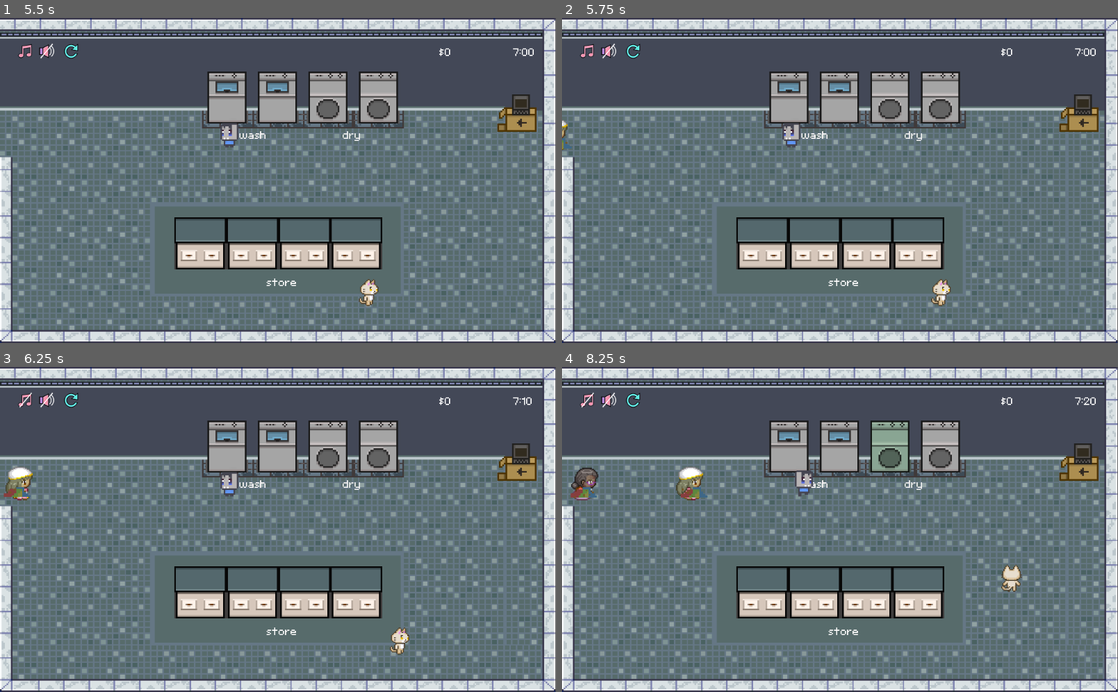
Above: before the commit, frames 1-4 (two rows, left to right).
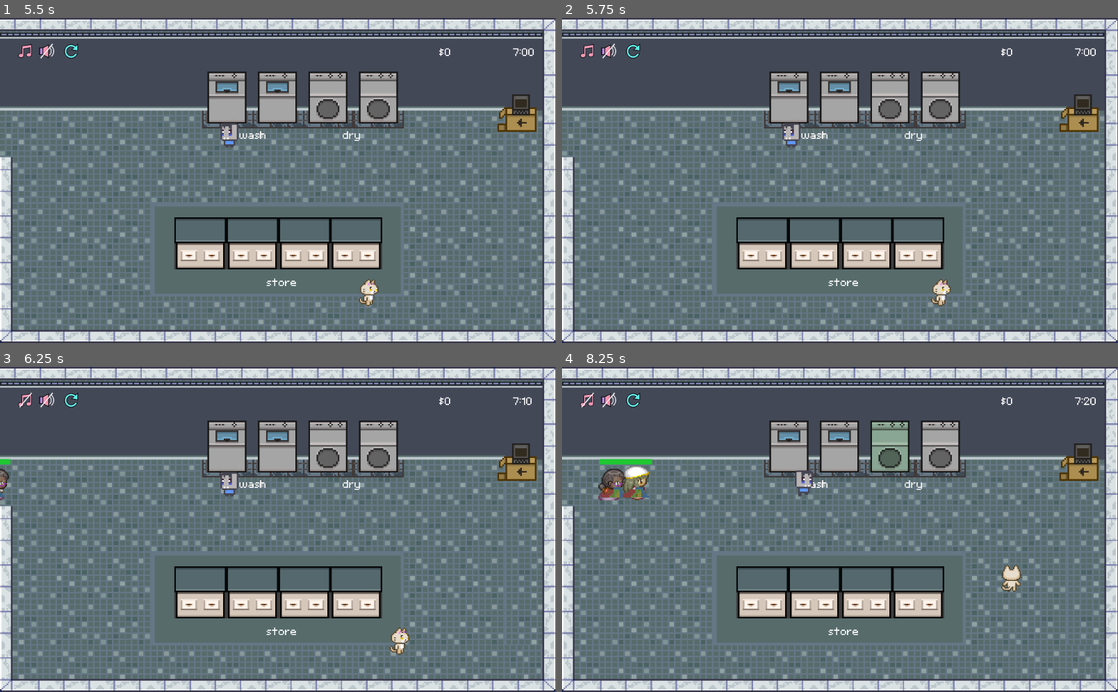
Above: after the commit, the same moments.

Repository: 924036076/laundry_simulator
Game: Godot game, scene res://levels/base_level/laundry_scene.tscn
Same seed, same stepped clock (60 frames per second), same inputs: the game is played once before the commit and once after it. Sound files missing from this copy of the repository are replaced by a short silence.
Inputs (mouse positions are in pixels of both pictures, inside the frame that each line leads up to):
- Up to frame 1 (5.5 s): click "Start" at 0.5 s; click (72, 50) at 1.25 s; click "Start" at 2 s; click (72, 50) at 2.75 s; click (72, 50) at 3.5 s; click "Start" at 4.25 s; click (50, 53) at 5 s
- Up to frame 2 (5.75 s): no input
- Up to frame 3 (6.25 s): click (27, 402) at 5.75 s
- Up to frame 4 (8.25 s): move the mouse to (789, 445) at 6.52 s; click (789, 445) at 6.6 s; move the mouse to (840, 445) at 7.27 s; click (840, 445) at 7.35 s; move the mouse to (890, 445) at 8.02 s; click (890, 445) at 8.1 s

Frame 1 is identical in both runs. In frame 2, less than 0.1% of the frame differs, in the area x 0-2%, y 31-41%; in frame 3, 0.5%; in frame 4, 1.7%, in the area x 1-27%, y 28-42%.

Commit message:
added basic bar functionality

Diff:
--- a/characters/base_character/base_character.gd
+++ b/characters/base_character/base_character.gd
@@ -11,6 +11,7 @@
 var navNode : Navigation2D
 var path := PoolVector2Array()
 var speed := 175
+var walking := false
 export(NodePath) var navNodePath
 signal end_of_path
 signal score
@@ -49,6 +50,10 @@
 	animationState.travel("Move")
 
 func set_target_location(new_target : Vector2) -> void:
+	if new_target.distance_to(global_position) < 2:
+		_on_end_of_path()
+		return
+	walking = true
 	target = new_target
 	path = navNode.get_simple_path(global_position, new_target)
 	if path.size() == 0:
@@ -57,6 +62,7 @@
 	set_physics_process(true)
 
 func _on_end_of_path() -> void:
+	walking = false
 	set_physics_process(false)
 	animationState.travel("Idle")
 
--- a/characters/customers/base_customer/bumper.gd
+++ b/characters/customers/base_customer/bumper.gd
@@ -15,11 +15,9 @@
 func _calculate_radius() -> void:
 	radius =  $CollisionShape2D.shape.radius
 
-func set_target(boolean) -> void:
-	is_target = boolean
-
 func unload_laundry() -> Node2D:
 	var laundry_to_give := .unload_laundry()
+	set_target(false)
 	if laundry_to_give:
 		emit_signal("released")
 		return laundry_to_give
@@ -27,6 +25,7 @@
 
 func load_laundry(laundry_in : Node2D) -> void:
 	.load_laundry(laundry_in)
+	set_target(false)
 	if !laundry: return
 	if initialized: emit_signal("returned")
 	else: initialized = true
@@ -39,5 +38,7 @@
 	emit_signal("disallowed_customer_action")
 
 func modulate() -> void:
-	if mouse_over and interactable: emit_signal("modulate", selected_modulation)
-	else: emit_signal("modulate", default_modulation)
+	if interactable and (mouse_over or is_target):
+		emit_signal("modulate", selected_modulation)
+	else:
+		emit_signal("modulate", default_modulation)
--- a/characters/customers/base_customer/customer.gd
+++ b/characters/customers/base_customer/customer.gd
@@ -5,16 +5,13 @@
 var register : Vector2
 var my_laundry : Node2D
 var score_multiplier := 50
-var expression_offset := Vector2(0, -52)
+var expression_offset := Vector2(0, -65)
 var buff_offset := Vector2(0, 15)
 var score := 0.0
 var cleanliness_pct := 0.0
 const FURIOUS := 0.0
-var patience := 1.2
+var max_patience := 1.0
 var patience_unit := 0.02
-var patience_lower_cutoff := 0.2
-var patience_upper_cutoff := 0.6
-var happy_buff_cutoff := 1.15
 var received_laundry := false
 
 signal leaving
@@ -30,6 +27,7 @@
 	animationState = $AnimationTree["parameters/playback"]
 	assert($AnimationTree.active == true, "Customer's Animation Tree is not active")
 	EventHub.connect("patience_cloud", self, "on_patience_cloud")
+	$PatienceMeter.set_max_patience(max_patience)
 
 func init(node : Navigation2D, id : int, wait_time : float) -> void:
 	navNode = node
@@ -51,14 +49,17 @@
 	my_laundry.show_ticket()
 	$Timer.start()
 	leave_store()
+	$PatienceMeter.on_drop_off()
 
 func receive_order() -> void:
 	$Bumper.interactable = false
 	$Bumper/HandPos/Ticket.visible = false
+	$PatienceMeter.hide()
 	assess_laundry()
 	var expression = emote(cleanliness_pct)
 	# TODO: work on scoring and cleaniness pct logic to be better; redo this
-	if patience >= happy_buff_cutoff and cleanliness_pct >= 1: happy_buff()
+	if $PatienceMeter.is_max() and cleanliness_pct >= 1:
+		happy_buff()
 	yield(expression, "animation_finished")
 	show_money_earned(score, cleanliness_pct)
 	received_laundry = true
@@ -71,12 +72,13 @@
 func leave_store() -> void:
 	set_target_location(return_destination)
 	EventHub.emit_signal("customer_leaving", self)
+	#$Bumper.monitoring = false
 
 func assess_laundry() -> void:
 	if $Bumper.laundry == my_laundry:
 		cleanliness_pct = my_laundry.assess_cleanliness()
-		score = cleanliness_pct * score_multiplier * patience
-	stop_patience_particles()
+		score = cleanliness_pct * score_multiplier * $PatienceMeter.get_patience()
+	$PatienceMeter.hide()
 
 func emote(happiness_pct: float) -> AnimatedSprite:
 	var expression = preload("res://characters/emote/emote.tscn").instance()
@@ -86,7 +88,7 @@
 	return expression
 
 func storm_off() -> void:
-	stop_patience_particles()
+	$PatienceMeter.hide()
 	if score == 0:
 		var expression = emote(FURIOUS)
 		yield(expression, "animation_finished")
@@ -97,6 +99,7 @@
 
 func back_to_store() -> void:
 	EventHub.emit_signal("customer_entering", self)
+	#$Bumper.monitoring = true
 	$Bumper.interactable = true
 	$Bumper.set_state_pickup()
 
@@ -105,37 +108,32 @@
 	back_to_store()
 
 func decrement_patience() -> void:
-	if received_laundry: return
-	patience -= patience_unit
-	if patience < patience_upper_cutoff:
-		$PatienceParticles.emitting = true
-	if patience < patience_lower_cutoff:
-		$PatienceParticles.set_param(CPUParticles2D.PARAM_SCALE, 2)
-		$PatienceParticles.set_param(CPUParticles2D.PARAM_ANIM_SPEED, 2)
-	if patience <= 0:
-		storm_off()
-
-func stop_patience_particles() -> void:
-	$PatienceParticles.emitting = false
-	$PatienceParticles.visible = false
+	if received_laundry or walking:
+		return
+	modify_patience_points(-1)
 
 func _on_Bumper_disallowed_customer_action() -> void:
 	$AnimationPlayer.play("shake")
 
 func _on_end_of_path() -> void:
 	._on_end_of_path()
-	if global_position.distance_to(return_destination) <= 0.25 and received_laundry:
+	if global_position.distance_to(return_destination) <= 5 and received_laundry:
 		queue_free()
 
 func _on_Bumper_modulate(modulation : Color) -> void:
 	$Sprite.modulate = modulation
 
-func add_patience_points(points : int) -> void:
-	patience += points * patience_unit
+func modify_patience_points(points : int) -> void:
+	var addition := points * patience_unit
+	$PatienceMeter.update_patience(addition)
 
 func on_patience_cloud(cloud : Area2D, points : int) -> void:
 	if !cloud.overlaps_area($Bumper): return
 	if received_laundry: return
-	add_patience_points(points)
-	var patience_point = preload("res://characters/customers/effects/patience_change/patience_point.tscn").instance()
-	call_deferred("add_child", patience_point)
+	modify_patience_points(points)
+
+func set_target_location(location: Vector2) -> void:
+	.set_target_location(location)
+
+func _on_patience_exhausted():
+	storm_off()
--- a/characters/customers/base_customer/customer.tscn
+++ b/characters/customers/base_customer/customer.tscn
@@ -1,11 +1,12 @@
-[gd_scene load_steps=19 format=2]
+[gd_scene load_steps=20 format=2]
 
 [ext_resource path="res://characters/customers/base_customer/bumper.gd" type="Script" id=1]
-[ext_resource path="res://models/Ticket/ticket.tscn" type="PackedScene" id=2]
+[ext_resource path="res://models/ticket/ticket.tscn" type="PackedScene" id=2]
 [ext_resource path="res://characters/base_character/base_character.tscn" type="PackedScene" id=3]
 [ext_resource path="res://characters/customers/base_customer/customer.gd" type="Script" id=4]
 [ext_resource path="res://characters/customers/base_customer/sprite.png" type="Texture" id=5]
-[ext_resource path="res://characters/emote/exclamation mark.png" type="Texture" id=6]
+[ext_resource path="res://characters/customers/effects/patience_change/exclamation mark.png" type="Texture" id=6]
+[ext_resource path="res://characters/customers/effects/patience_change/patience_meter.tscn" type="PackedScene" id=7]
 
 [sub_resource type="Animation" id=1]
 resource_name = "idle_down"
@@ -343,7 +344,7 @@
 }
 
 [sub_resource type="CircleShape2D" id=10]
-radius = 47.781
+radius = 32.8417
 
 [sub_resource type="Curve" id=11]
 _data = [ Vector2( 0.0114943, 0.0011363 ), 0.0, 0.0, 0, 0, Vector2( 0.482759, 0.973864 ), 0.0, 0.0, 0, 0, Vector2( 0.988506, 0.0920454 ), 0.0, 0.0, 0, 0 ]
@@ -394,14 +395,14 @@
 z_index = -1
 
 [node name="Ticket" parent="Bumper/HandPos" index="0" instance=ExtResource( 2 )]
-position = Vector2( -20, -11 )
+position = Vector2( -19.0818, -9.54093 )
 
 [node name="Timer" type="Timer" parent="." index="4"]
 wait_time = 10.0
 one_shot = true
 
 [node name="PatienceParticles" type="CPUParticles2D" parent="." index="5"]
-position = Vector2( -0.44545, -48.2409 )
+position = Vector2( -0.209215, -51.3907 )
 emitting = false
 amount = 1
 lifetime = 2.0
@@ -415,6 +416,8 @@
 [node name="AnimationTree" parent="." index="6"]
 parameters/playback = SubResource( 12 )
 parameters/Move/blend_position = Vector2( 0, 0.00948286 )
+
+[node name="PatienceMeter" parent="." index="7" instance=ExtResource( 7 )]
 [connection signal="disallowed_customer_action" from="Bumper" to="." method="_on_Bumper_disallowed_customer_action"]
 [connection signal="modulate" from="Bumper" to="." method="_on_Bumper_modulate"]
 [connection signal="mouse_entered" from="Bumper" to="Bumper" method="_on_mouse_entered"]
@@ -422,3 +425,4 @@
 [connection signal="released" from="Bumper" to="." method="drop_off"]
 [connection signal="returned" from="Bumper" to="." method="receive_order"]
 [connection signal="timeout" from="Timer" to="." method="_on_Timer_timeout"]
+[connection signal="patience_exhausted" from="PatienceMeter" to="." method="_on_patience_exhausted"]
--- /dev/null
+++ b/characters/customers/effects/patience_change/patience_meter.gd
@@ -0,0 +1,46 @@
+extends Node2D
+var max_patience setget set_max_patience
+var patience : float
+var extra_patience_pct := 1.5
+var warning_pct := 0.25
+signal patience_exhausted
+
+func set_max_patience(value : float) -> void:
+	max_patience = value
+	patience = max_patience
+	$MainBar.max_value = max_patience
+	$ExtraBar.max_value = max_patience * extra_patience_pct
+	$PatienceParticles.emitting = false
+	$HappyParticles.emitting = false
+	update_bars()
+
+func update_patience(patience_change : float) -> void:
+	patience += patience_change
+	update_bars()
+	show_change(patience_change)
+	if patience >= max_patience:
+		$HappyParticles.emitting = true
+	else:
+		$HappyParticles.emitting = false
+	if patience < max_patience * warning_pct:
+		$PatienceParticles.emitting = true
+	if patience <= 0:
+		emit_signal("patience_exhausted")
+
+func show_change(change : float) -> void:
+	var patience_point = preload("res://characters/customers/effects/patience_change/patience_point.tscn").instance()
+	$PointChange.call_deferred("add_child", patience_point)
+	patience_point.call_deferred("set_and_show", round(change * 100))
+
+func is_max() -> bool:
+	return true if patience >= max_patience else false
+
+func update_bars() -> void:
+	$MainBar.value = patience
+	$ExtraBar.value = patience
+
+func get_patience() -> float:
+	return patience
+
+func on_drop_off() -> void:
+	$PatienceParticles.emitting = false
--- /dev/null
+++ b/characters/customers/effects/patience_change/patience_meter.tscn
@@ -0,0 +1,75 @@
+[gd_scene load_steps=8 format=2]
+
+[ext_resource path="res://characters/customers/effects/patience_change/patience_meter.gd" type="Script" id=1]
+[ext_resource path="res://characters/customers/effects/patience_change/exclamation mark.png" type="Texture" id=2]
+
+[sub_resource type="StyleBoxFlat" id=4]
+bg_color = Color( 0.14902, 0.6, 0.654902, 1 )
+
+[sub_resource type="StyleBoxEmpty" id=5]
+
+[sub_resource type="StyleBoxFlat" id=1]
+bg_color = Color( 0.121569, 0.780392, 0.196078, 1 )
+
+[sub_resource type="StyleBoxFlat" id=2]
+bg_color = Color( 0.376471, 0.376471, 0.376471, 1 )
+
+[sub_resource type="Curve" id=3]
+_data = [ Vector2( 0.00653595, 0.538636 ), 0.0, 0.0, 0, 0, Vector2( 0.496732, 1 ), 0.0, 0.0, 0, 0, Vector2( 0.993464, 0.529545 ), 0.0, 0.0, 0, 0 ]
+
+[node name="PatienceMeter" type="Node2D"]
+script = ExtResource( 1 )
+
+[node name="PointChange" type="Node2D" parent="."]
+position = Vector2( 24.8586, -45.5845 )
+
+[node name="ExtraBar" type="ProgressBar" parent="."]
+margin_left = -24.0
+margin_top = -44.0
+margin_right = 51.0
+margin_bottom = -34.0
+mouse_filter = 2
+custom_styles/fg = SubResource( 4 )
+custom_styles/bg = SubResource( 5 )
+max_value = 1.5
+value = 1.25
+allow_greater = true
+allow_lesser = true
+percent_visible = false
+__meta__ = {
+"_edit_use_anchors_": false,
+"_editor_description_": ""
+}
+
+[node name="MainBar" type="ProgressBar" parent="."]
+margin_left = -24.0
+margin_top = -44.0
+margin_right = 26.0
+margin_bottom = -34.0
+mouse_filter = 2
+custom_styles/fg = SubResource( 1 )
+custom_styles/bg = SubResource( 2 )
+max_value = 1.0
+value = 0.5
+allow_greater = true
+allow_lesser = true
+percent_visible = false
+__meta__ = {
+"_edit_use_anchors_": false,
+"_editor_description_": ""
+}
+
+[node name="PatienceParticles" type="CPUParticles2D" parent="."]
+position = Vector2( -1.02213, -64.9869 )
+amount = 1
+texture = ExtResource( 2 )
+gravity = Vector2( 0, 0 )
+scale_amount = 2.0
+scale_amount_curve = SubResource( 3 )
+
+[node name="HappyParticles" type="CPUParticles2D" parent="."]
+position = Vector2( 27.1739, -39.0312 )
+scale = Vector2( 0.5, 1 )
+gravity = Vector2( 0, 0 )
+initial_velocity = 15.0
+initial_velocity_random = 0.06
--- a/characters/customers/effects/patience_change/patience_point.gd
+++ b/characters/customers/effects/patience_change/patience_point.gd
@@ -1,8 +1,16 @@
 extends Node2D
 class_name PatiencePoint
+const addition := Color(.01, .61, .09, 1)
+const subtraction := Color(.83, .13, .04, 1)
 
-func _ready():
+func set_and_show(percent : int) -> void:
+	if percent == 0:
+		return
+	var operator = "+" if percent > 0 else ""
+	$Label.modulate = addition if percent > 0 else subtraction
+	$Label.text = operator + str(percent)
 	$AnimationPlayer.play("show")
 
-func _on_AnimationPlayer_animation_finished(_anim_name):
-	queue_free()
+func _on_AnimationPlayer_animation_finished(anim_name : String):
+	if anim_name == "show":
+		queue_free()
--- a/characters/customers/effects/patience_change/patience_point.tscn
+++ b/characters/customers/effects/patience_change/patience_point.tscn
@@ -8,7 +8,23 @@
 font_data = ExtResource( 1 )
 
 [sub_resource type="Animation" id=2]
-length = 1.2
+resource_name = "hide"
+loop = true
+tracks/0/type = "value"
+tracks/0/path = NodePath("Label:visible")
+tracks/0/interp = 1
+tracks/0/loop_wrap = true
+tracks/0/imported = false
+tracks/0/enabled = true
+tracks/0/keys = {
+"times": PoolRealArray( 0 ),
+"transitions": PoolRealArray( 1 ),
+"update": 1,
+"values": [ false ]
+}
+
+[sub_resource type="Animation" id=3]
+length = 0.9
 tracks/0/type = "value"
 tracks/0/path = NodePath("Label:visible")
 tracks/0/interp = 1
@@ -28,13 +44,15 @@
 tracks/1/imported = false
 tracks/1/enabled = true
 tracks/1/keys = {
-"times": PoolRealArray( 0, 1 ),
+"times": PoolRealArray( 0, 0.9 ),
 "transitions": PoolRealArray( 1, 1 ),
 "update": 0,
-"values": [ Vector2( 0, 0 ), Vector2( 19.2907, -33.3373 ) ]
+"values": [ Vector2( 3.7755, -0.117985 ), Vector2( 10.4419, -21.5389 ) ]
 }
 
 [node name="PatiencePoint" type="Node2D"]
+position = Vector2( 3.7755, -0.117985 )
+z_index = 2
 script = ExtResource( 2 )
 
 [node name="Label" type="Label" parent="."]
@@ -47,5 +65,7 @@
 }
 
 [node name="AnimationPlayer" type="AnimationPlayer" parent="."]
-anims/show = SubResource( 2 )
+autoplay = "hide"
+anims/hide = SubResource( 2 )
+anims/show = SubResource( 3 )
 [connection signal="animation_finished" from="AnimationPlayer" to="." method="_on_AnimationPlayer_animation_finished"]
--- a/characters/customers/old_lady/old_lady.gd
+++ b/characters/customers/old_lady/old_lady.gd
@@ -5,12 +5,8 @@
 	speed = 50
 	score_multiplier = 40
 	patience_unit = 0.01
-	patience = 1.25
 
 func happy_buff() -> void:
 	var buff = preload("res://characters/customers/effects/love_aura/love_aura.tscn").instance()
 	buff.position = buff_offset
 	call_deferred("add_child", buff)
-
-func on_patience_cloud(_area : Area2D, _points : int)-> void:
-	return #this customer type is unaffected
--- a/characters/customers/old_lady/old_lady.tscn
+++ b/characters/customers/old_lady/old_lady.tscn
@@ -15,5 +15,9 @@
 [node name="Sprite" parent="." index="1"]
 texture = ExtResource( 3 )
 
+[node name="HandPos" parent="Bumper" index="1"]
+position = Vector2( -5.29681, 11.3091 )
+
 [node name="AnimationTree" parent="." index="6"]
+active = true
 parameters/playback = SubResource( 1 )
--- a/characters/player/player.gd
+++ b/characters/player/player.gd
@@ -10,6 +10,10 @@
 	EventHub.connect("click", self, "_on_Interactable_click")
 
 func interact(body) -> void:
+	# Reset target object and stop moving
+	set_targetobjct(null)
+	set_target_location(global_position)
+
 	# Either body is not interactable, or it can only give and player cannot receive
 	if !body.interactable or (body.can_give and !body.can_receive and laundry):
 		$UnallowedSoundPlayer.play()
@@ -22,11 +26,6 @@
 			object_laundry = body.unload_laundry()
 		load_laundry(object_laundry)
 		body.load_laundry(player_laundry)
-
-	# Reset target object and stop moving
-	target_objct.set_target(false)
-	target_objct = null
-	set_target_location(global_position)
 
 func unload_laundry() -> Node2D:
 	if !laundry: return null
@@ -53,7 +52,6 @@
 func _on_Interactable_click(objct) -> void:
 	if !movement_enabled: return
 	set_targetobjct(objct)
-
 	# New target object is in range
 	if target_objct.overlaps_area($Area2D):
 		interact(target_objct)
@@ -65,7 +63,8 @@
 	set_target_location(new_target)
 
 func set_target_location(destination : Vector2) -> void:
-	if movement_enabled: .set_target_location(destination)
+	if movement_enabled:
+		.set_target_location(destination)
 
 func enable_movement(input : bool) -> void:
 	movement_enabled = input
@@ -74,9 +73,7 @@
 	if laundry:
 		laundry.queue_free()
 		laundry = null
-	if target_objct:
-		target_objct.set_target(false)
-		target_objct = null
+	set_targetobjct(null)
 
 func _on_Area2D_area_entered(area):
 	if area == target_objct:
--- a/levels/base_level/spawn_point.gd
+++ b/levels/base_level/spawn_point.gd
@@ -28,10 +28,10 @@
 	# Create and initialize new customer
 	var customer : KinematicBody2D = null
 	# TODO: Better way of choosing what type of customer to make
-	if customers_created % 2 == 0:
+	if customers_created % 3 == 0:
+		customer = preload("res://characters/customers/old_lady/old_lady.tscn").instance()
+	else:
 		customer = preload("res://characters/customers/base_customer/customer.tscn").instance()
-	else:
-		customer = preload("res://characters/customers/old_lady/old_lady.tscn").instance()
 	$Customers.add_child(customer)
 	customer.init(navNode, next_id, rand_range(customer_wait_min, customer_wait_max))
 	customer.add_to_group("dropping_off")
--- a/models/Ticket/ticket.tscn
+++ b/models/Ticket/ticket.tscn
@@ -1,7 +1,7 @@
 [gd_scene load_steps=4 format=2]
 
 [ext_resource path="res://font/Awake/Awake.ttf" type="DynamicFontData" id=1]
-[ext_resource path="res://models/Ticket/sprite.png" type="Texture" id=2]
+[ext_resource path="res://models/ticket/sprite.png" type="Texture" id=2]
 
 [sub_resource type="DynamicFont" id=1]
 size = 64
--- a/models/laundry/laundry.tscn
+++ b/models/laundry/laundry.tscn
@@ -2,11 +2,10 @@
 
 [ext_resource path="res://models/laundry/sprite.png" type="Texture" id=1]
 [ext_resource path="res://models/laundry/laundry.gd" type="Script" id=2]
-[ext_resource path="res://models/Ticket/ticket.tscn" type="PackedScene" id=3]
+[ext_resource path="res://models/ticket/ticket.tscn" type="PackedScene" id=3]
 [ext_resource path="res://models/laundry/hair_texture.png" type="Texture" id=4]
 [ext_resource path="res://models/laundry/drop_texture.png" type="Texture" id=5]
 [ext_resource path="res://models/laundry/Area2D.gd" type="Script" id=6]
-
 
 [sub_resource type="Curve" id=1]
 _data = [ Vector2( 0.04, 0.988636 ), 0.0, 0.0, 0, 0, Vector2( 1, 0.525 ), 0.0, 0.0, 0, 0 ]
@@ -70,11 +69,13 @@
 
 [node name="Ticket" parent="." instance=ExtResource( 3 )]
 visible = false
-position = Vector2( -2.57567, -17.1711 )
+position = Vector2( -0.2245, -20.2043 )
+scale = Vector2( 1, 1 )
 
 [node name="Area2D" type="Area2D" parent="." groups=[
 "sheddable",
 ]]
+input_pickable = false
 script = ExtResource( 6 )
 
 [node name="CollisionShape2D" type="CollisionShape2D" parent="Area2D"]
--- a/models/money_label/money_label.tscn
+++ b/models/money_label/money_label.tscn
@@ -66,7 +66,6 @@
 text = "$50"
 align = 1
 valign = 1
-percent_visible = 0.0
 __meta__ = {
 "_edit_use_anchors_": false
 }
Renamed: characters/emote/exclamation mark.png -> characters/customers/effects/patience_change/exclamation mark.png
Not shown, changed: characters/customers/effects/patience_change/exclamation mark.png.import
Not shown: 1 places in characters/customers/effects/patience_change/patience_point.tscn that only renumber resources
Not shown, changed: models/Ticket/sprite.png.import
